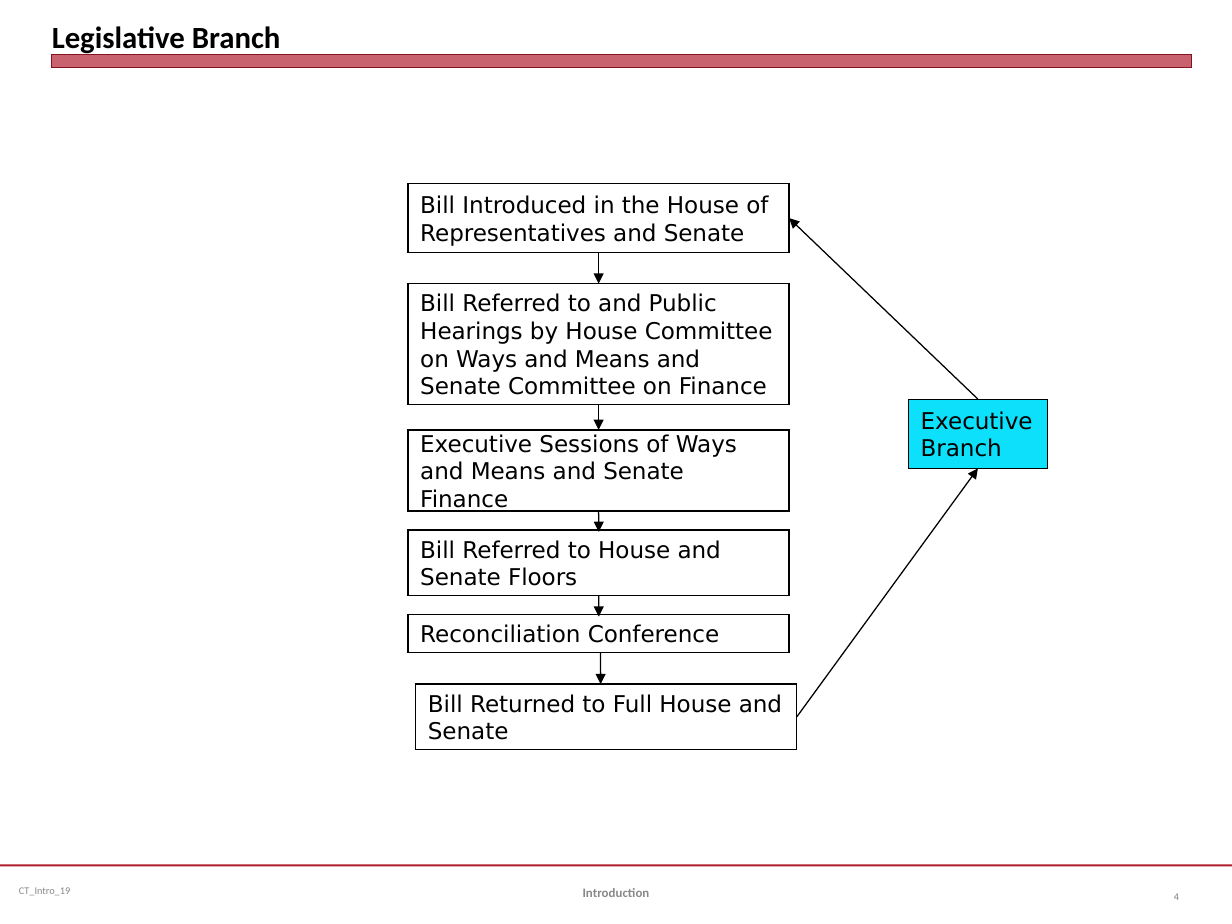
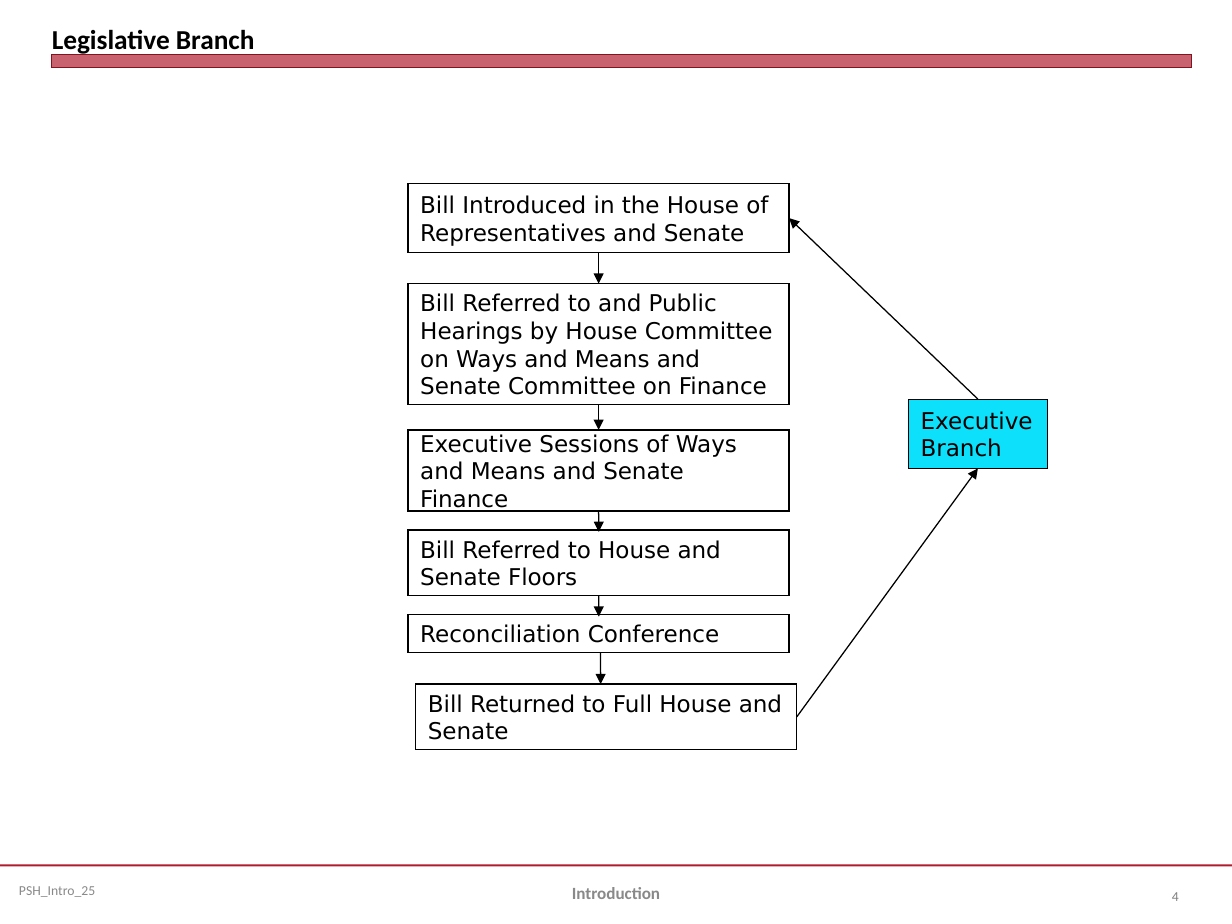
Before and after one commit to jmc877/Partnership-Tax, a slide deck: slide 4 of slides/PSH_Introduction_25.pptx. Drawn at 1232x924 pixels with LibreOffice and Linux fonts; fonts in the diff are those of the drawing. Boxes give left, top, right and bottom in pixels: in the first picture for what was removed or moved away, otherwise in the second. Text is boxed around its words. In the diff, an @@ line names an element or a change of style, - is before the commit and + after.

```diff
--- a/slides/PSH_Introduction_25.pptx
+++ b/slides/PSH_Introduction_25.pptx
@@ title "Legislative Branch" at (x1=52, y1=29, x2=255, y2=55): size 18 to 16 pt @@
@@ text "Introduction" at (x1=572, y1=887, x2=660, y2=899): size 7.5 to 10 pt @@
@@ text at (x1=19, y1=886, x2=95, y2=897): text changed; size 6 to 8 pt @@
-CT_Intro_19
+PSH_Intro_25
@@ page number at (x1=1172, y1=892, x2=1179, y2=901): size 6 to 8 pt @@
```
Also in this commit, not shown: 4 other slides changed, 2 slides added, 1 other file.
